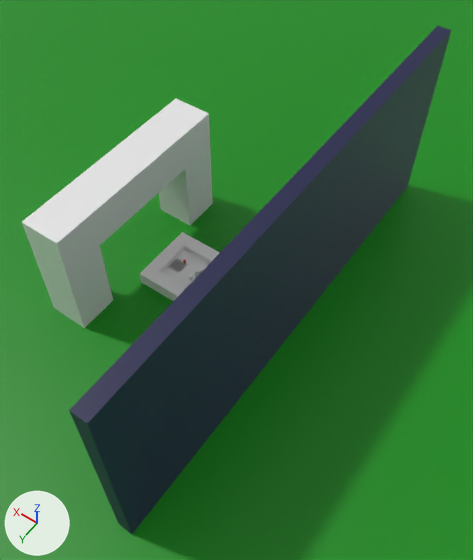
What one commit did to the Blender file assets/blender/GradientTricking.blend.
One viewpoint serves both versions: a 50 mm camera at (-39.2, 45.3, 76.8) aimed at (-8.2, 2.1, 8.7). Every picture has the same lights, and +X, +Y and +Z are marked at lower left.

Objects in the first picture: 'Cube-col', 'Cube.001-col.001', 'Cube.002-col', 'Cube.003-col', 'Cube.007-col', 'Floor-col', 'Plane.004-col', 'Plane.007-col', 'Plane.008-col', 'Plane.009-col', 'PlayerCore-rigid .001'.
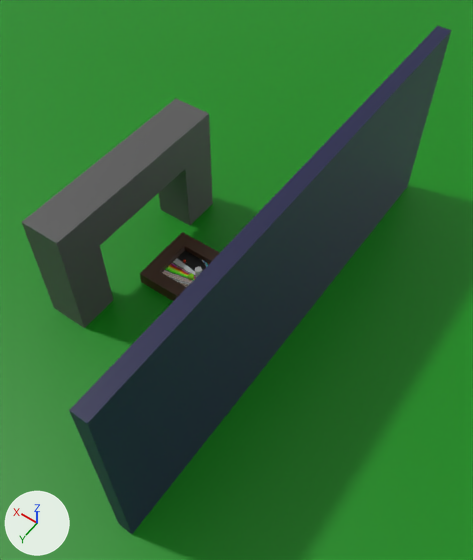
Pixel boxes (x1, y1, x2, y2) of what changed, in the pictures (473 x 560 px):
'Cube-col', recoloured (white to grey)
    both: (22, 99, 213, 328)
'Cube.002-col', recoloured
    both: (161, 277, 180, 301)
'Cube.003-col', recoloured
    both: (150, 271, 169, 294)
'Cube.007-col', recoloured
    both: (140, 265, 159, 288)
'Plane.007-col', recoloured, surface changed
    both: (177, 250, 195, 264)
'Plane.008-col', recoloured, surface changed
    both: (187, 256, 205, 269)
'Plane.009-col', recoloured
    both: (201, 262, 209, 271)
'PlayerCore-rigid .001', recoloured
    both: (188, 273, 194, 280)
part 1 of me_plane_004, surface changed
    both: (162, 267, 178, 279)

Diff of the bpy script that builds the scene:
```diff
--- a/assets/blender/GradientTricking.blend.py
+++ b/assets/blender/GradientTricking.blend.py
@@ mat_material_002 @@
+mat_material_002 = principled_material('Material.002')
+mat_material_002.texture = img_imphenziapixpal_basecolor_png
@@ mat_arch @@
+mat_arch = principled_material('Arch')
+mat_arch.base_color = (0.0956, 0.0956, 0.0956)  # dark grey #575757
@@ mat_floor_001 @@
+mat_floor_001 = principled_material('Floor.001')
+mat_floor_001.texture = img_imphenziapixpal_basecolor_png
@@ mat_lowwall @@
+mat_lowwall = principled_material('LowWall')
+mat_lowwall.base_color = (0.0574, 0.0233, 0.00937)  # brown #442a18
@@ me_plane @@
 me_plane.from_pydata(...)  # 4 vertices, 1 face; spans x -1.0..1.0, y -1.0..1.0, z 0.0
+me_plane.materials.append(mat_floor_001)  # picture img_imphenziapixpal_basecolor_png
@@ me_plane_004 @@
 me_plane_004.from_pydata(...)  # 4 vertices, 1 face; spans x -1.0..1.0, y -1.0..1.0, z 0.0
 # used by ob_plane_004_col; location = (4.0, 2.0, 1.0)
+# me_plane_004 part 1: texture (UV) coordinates of 1 of 1 face, centred in x 0.0, y 0.0, z 0.0, changed; they spanned u 0.0..1.0, v 0.0..1.0 and now span u 0.23..0.43, v 0.5..0.5
@@ me_plane_007 @@
 me_plane_007.from_pydata(...)  # 4 vertices, 1 face; spans x -1.0..1.0, y -1.0..1.0, z 0.0
 # used by ob_plane_007_col; location = (4.0, -2.0, 1.0)
+# me_plane_007 part 2: texture (UV) coordinates of 1 of 1 face, centred in x 0.0, y 0.0, z 0.0, changed; they spanned u 0.0..1.0, v 0.0..1.0 and now span u 0.57..0.77, v 0.5..0.5
+me_plane_007.materials.append(mat_floor_001)  # picture img_imphenziapixpal_basecolor_png
@@ me_plane_008 @@
 me_plane_008.from_pydata(...)  # 4 vertices, 1 face; spans x -1.0..1.0, y -1.0..1.0, z 0.0
 # used by ob_plane_008_col; location = (2.0, -2.0, 1.0)
+# me_plane_008 part 3: texture (UV) coordinates of 1 of 1 face, centred in x 0.0, y 0.0, z 0.0, changed; they spanned u 0.0..1.0, v 0.0..1.0 and now span u 0.59..0.86, v 0.5..0.5
+me_plane_008.materials.append(mat_floor_001)  # picture img_imphenziapixpal_basecolor_png
@@ me_plane_009 @@
 me_plane_009.from_pydata(...)  # 4 vertices, 1 face; spans x -1.0..1.0, y -1.0..1.0, z 0.0
+me_plane_009.materials.append(mat_floor_001)  # picture img_imphenziapixpal_basecolor_png
@@ me_cube_002 @@
 me_cube_002.from_pydata(...)  # 8 vertices, 6 faces; spans x -1.0..1.0, y -1.0..1.0, z -1.0..1.0
+me_cube_002.materials.append(mat_lowwall)  # brown #442a18
@@ me_cube_003 @@
 me_cube_003.from_pydata(...)  # 8 vertices, 6 faces; spans x -1.0..1.0, y -1.0..1.0, z -1.0..1.0
+me_cube_003.materials.append(mat_lowwall)  # brown #442a18
@@ me_cube_007 @@
 me_cube_007.from_pydata(...)  # 8 vertices, 6 faces; spans x -1.0..1.0, y -1.0..1.0, z -1.0..1.0
+me_cube_007.materials.append(mat_lowwall)  # brown #442a18
@@ me_cube @@
 me_cube.from_pydata(...)  # 44 vertices, 42 faces; spans x -3.0..3.0, y -27.0..3.0, z -3.0..15.0
+me_cube.materials.append(mat_arch)  # dark grey #575757
@@ me_sphere_001 @@
 me_sphere_001.from_pydata(...)  # 114 vertices, 128 faces; spans x -0.5..0.5, y -0.5..0.5, z -0.5..0.5
 # used by ob_playercore_rigid__001; location = (0.0, 1.8, 3.1)
-me_sphere_001.materials.append(mat_playermaterial)  # white #e7e7e7
+# me_sphere_001 part 4: vertex colours changed
+me_sphere_001.materials.append(mat_material_002)  # picture img_imphenziapixpal_basecolor_png
```
